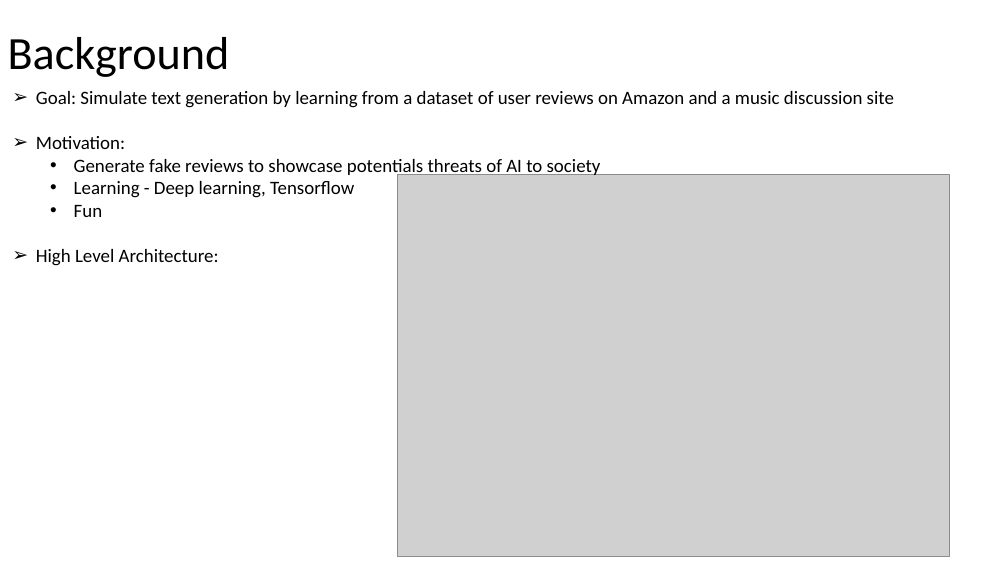
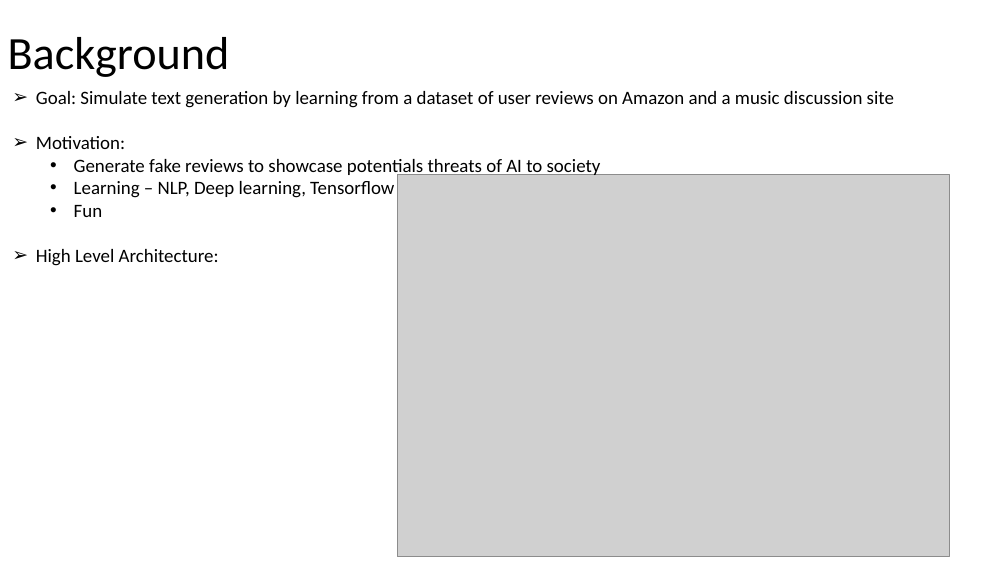
Before and after one commit to amitabhnag/FakeReviewGenerator, a slide deck: slide 2 of techreview/Fake Review Generator Technology Evaluation.pptx. Drawn at 1008x567 pixels with LibreOffice and Linux fonts; fonts in the diff are those of the drawing; grey boxes stand for pictures. Boxes give left, top, right and bottom in pixels: in the first picture for what was removed or moved away, otherwise in the second. Text is boxed around its words. In the diff, an @@ line names an element or a change of style, - is before the commit and + after.

Commit message:
updated the tensorflow_eval with word-rnn-tensorflow details

```diff
--- a/techreview/Fake Review Generator Technology Evaluation.pptx
+++ b/techreview/Fake Review Generator Technology Evaluation.pptx
@@ text at (74, 181, 394, 198): text changed @@
-  • Learning - Deep learning, Tensorflow
+  • Learning – NLP, Deep learning, Tensorflow
```
Also in this commit, not shown: 2 other slides changed, 1 other file.
